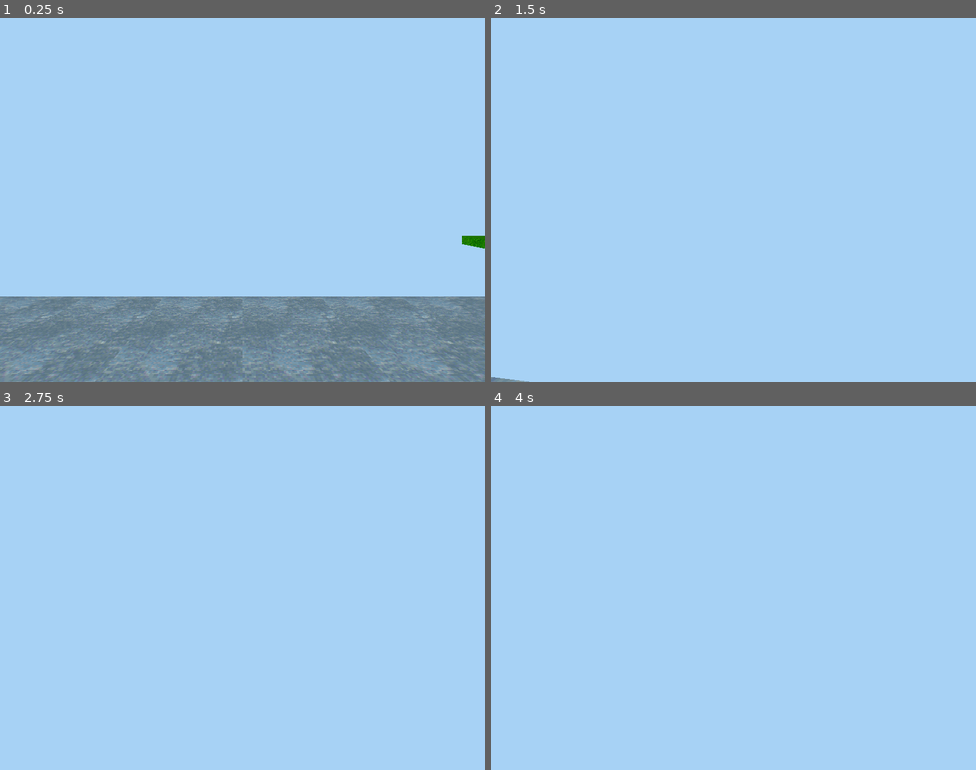
Above: before the commit, frames 1-4 (two rows, left to right).
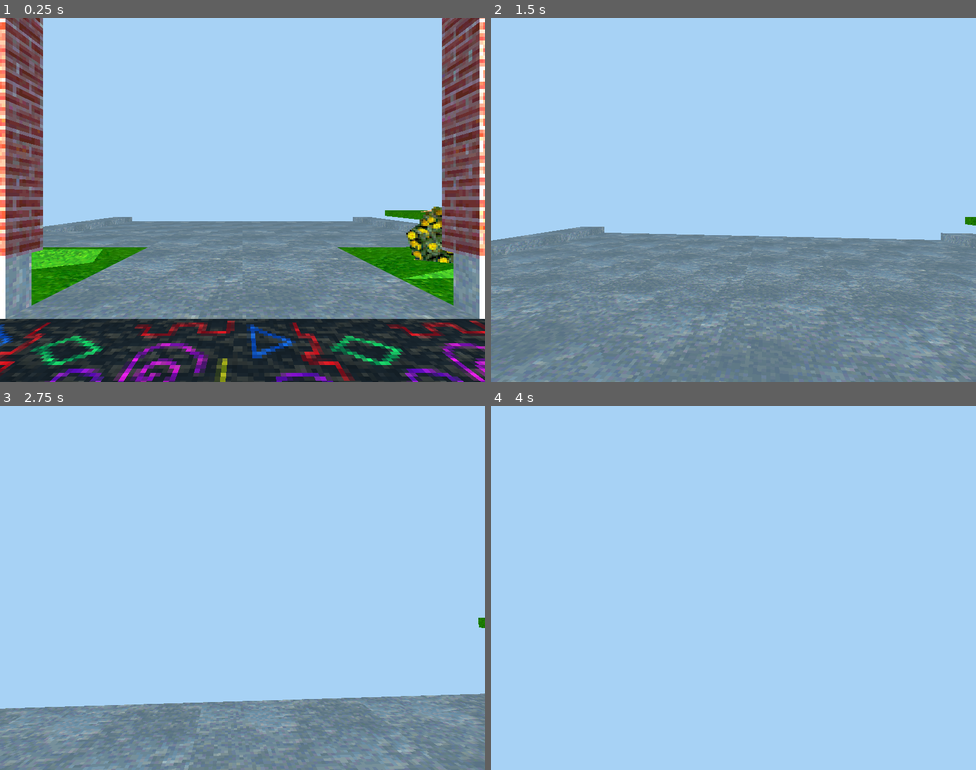
Above: after the commit, the same moments.

Repository: Cassumbra/january-7d7g-challenge
Game: Godot game, scene res://3D Hub/3D Hub.tscn
The game is run twice, just before and just after one commit, with the same random seed, the same clock (stepped at 60 frames per second) and the same inputs. This scene is started directly instead of the project's main scene.
Inputs (mouse positions are in pixels of both pictures, inside the frame that each line leads up to):
- Up to frame 1 (0.25 s): no input
- Up to frame 2 (1.5 s): move the mouse to (757, 200) at 0.52 s; hold W (up) from 0.53 s (still down); tap Space (jump) at 0.6, 0.77, 1.07 s; move the mouse to (709, 200) at 1.27 s; tap C (primary) at 1.35 s
- Up to frame 3 (2.75 s): keep holding W (up); tap Space (jump) at 1.52, 1.55, 1.82, 2.3 s; move the mouse to (252, 580) at 2.02 s; hold X (secondary) from 2.03 s (still down)
- Up to frame 4 (4 s): keep holding W (up); move the mouse to (728, 595) at 2.77 s; release X (secondary) at 2.78 s; tap Space (jump) at 2.85, 3.02, 3.32, 3.77, 3.8 s; tap Enter at 3.5 s; move the mouse to (767, 591) at 3.52 s; hold C (primary) from 3.53 s (still down)

The runs differ from the first frame. In frame 1, 50% of the frame differs, in the area x 0-100%, y 0-100%; in frame 2, 40%; in frame 3, 19%; in frame 4, nothing differs.

Commit message:
unify player and body
i'm not sure why we weren't doing this to begin with? idk why tf we weren't doing this when we were making cassie 3d platformer.  it just makes things simpler...
i also re-added the step sounds! :D

Diff:
--- a/3D Hub/3D Hub.tscn
+++ b/3D Hub/3D Hub.tscn
@@ -6,8 +6,8 @@
 [ext_resource type="Material" uid="uid://c3qcsw5dse5io" path="res://textures/base/concrete.tres" id="4_xdmud"]
 [ext_resource type="Material" uid="uid://b583mprp1nwkh" path="res://textures/base/grass.tres" id="5_44ouy"]
 [ext_resource type="Material" uid="uid://8b55mjat5skv" path="res://textures/base/brick1.tres" id="6_12kqo"]
-[ext_resource type="PackedScene" uid="uid://dhh7sct7x52ep" path="res://3D/player/player.tscn" id="7_44ouy"]
-[ext_resource type="Material" path="res://textures/base/wood_planks.tres" id="7_va547"]
+[ext_resource type="Material" uid="uid://dnj5atrvfn88w" path="res://textures/base/wood_planks.tres" id="7_va547"]
+[ext_resource type="PackedScene" uid="uid://wj7po3fg06ac" path="res://3D/player/unified_player.tscn" id="8_12kqo"]
 [ext_resource type="PackedScene" uid="uid://csv5rvs4a0d0x" path="res://3D/billboard-deco.tscn" id="8_gai0j"]
 
 [sub_resource type="ArrayMesh" id="ArrayMesh_rn4hi"]
@@ -252,8 +252,7 @@
 environment = SubResource("Environment_xdmud")
 camera_attributes = SubResource("CameraAttributesPractical_44ouy")
 
-[node name="Player" parent="." instance=ExtResource("7_44ouy")]
-transform = Transform3D(1, 0, 0, 0, 1, 0, 0, 0, 1, 0, 2.9974854, -7.933078)
+[node name="UnifiedPlayer" parent="." instance=ExtResource("8_12kqo")]
 
 [node name="BillboardDeco" parent="." instance=ExtResource("8_gai0j")]
 transform = Transform3D(1, 0, 0, 0, 1, 0, 0, 0, 1, 3.1210418, 1.0834923, -3.3922334)
--- a/3D/player/player.gd
+++ b/3D/player/player.gd
@@ -7,6 +7,9 @@
 @onready var head = $Body/Head
 #@onready var dir_checks = $DirChecks
 #@onready var hud = $HUD
+
+@onready var step_timer = $StepTimer
+@onready var step = $Step
 
 var direction = Vector3()
 
@@ -42,24 +45,25 @@
 	#direction = Vector3(0, 0, 0)
 	#
 	##I'm walkin here!
-	#if Input.is_action_pressed("movement_forward"):
-		#direction -= body.transform.basis.z
-	#elif Input.is_action_pressed("movement_backward"):
-		#direction += body.transform.basis.z
-	#if Input.is_action_pressed("movement_left"):
-		#direction -= body.transform.basis.x
-	#elif Input.is_action_pressed("movement_right"):
-		#direction += body.transform.basis.x
-		#
-	##direction = direction.normalized()
-	#
-	##Step SFX
-	##if direction != Vector3(0, 0, 0) and body.is_on_floor() and step_timer.time_left <= 0:
-		##step_timer.start(0.25)
-		##play_sample(step)
-	#
-	##emit_signal("direction_changed", direction)
-	#
+	if Input.is_action_pressed("movement_forward"):
+		direction -= body.transform.basis.z
+	elif Input.is_action_pressed("movement_backward"):
+		direction += body.transform.basis.z
+	if Input.is_action_pressed("movement_left"):
+		direction -= body.transform.basis.x
+	elif Input.is_action_pressed("movement_right"):
+		direction += body.transform.basis.x
+
+	#direction = direction.normalized()
+
+	#Step SFX
+	if direction != Vector3(0, 0, 0) and body.is_on_floor() and step_timer.time_left <= 0:
+		step_timer.start(0.25)
+		step.play()
+		#play_sample(step)
+
+	emit_signal("direction_changed", direction)
+
 	##Jumpy
 	#if Input.is_action_just_pressed("movement_jump"):
 		#emit_signal("jump")
--- /dev/null
+++ b/3D/player/unified_player.gd
@@ -0,0 +1,56 @@
+extends CharacterBody3D
+
+const MOUSE_SENSITIVITY = 0.20
+
+#@onready var body_shape = $BodyShape
+@onready var head = $Head
+#@onready var dir_checks = $DirChecks
+#@onready var hud = $HUD
+
+@onready var step_timer = $StepTimer
+@onready var step = $Step
+
+const SPEED = 5.0
+const JUMP_VELOCITY = 4.5
+
+
+func _ready() -> void:
+	Input.set_mouse_mode(Input.MOUSE_MODE_CAPTURED)
+
+
+# Called every frame. 'delta' is the elapsed time since the previous frame.
+#func _process(delta: float) -> void:
+	#get_input()
+
+func _input(event):
+	if event is InputEventMouseMotion and Input.get_mouse_mode() != Input.MOUSE_MODE_VISIBLE:
+		rotate_y(deg_to_rad(-event.relative.x * MOUSE_SENSITIVITY))
+		head.rotate_x(deg_to_rad(-event.relative.y * MOUSE_SENSITIVITY))
+		head.rotation.x = clamp(head.rotation.x, -PI/2, PI/2)
+
+func _physics_process(delta: float) -> void:
+	# Add the gravity.
+	if not is_on_floor():
+		velocity += get_gravity() * delta
+
+	# Handle jump.
+	if Input.is_action_just_pressed("jump") and is_on_floor():
+		velocity.y = JUMP_VELOCITY
+
+	# Get the input direction and handle the movement/deceleration.
+	# As good practice, you should replace UI actions with custom gameplay actions.
+	var input_dir := Input.get_vector("left", "right", "up", "down")
+	var direction := (transform.basis * Vector3(input_dir.x, 0, input_dir.y)).normalized()
+	if direction:
+		velocity.x = direction.x * SPEED
+		velocity.z = direction.z * SPEED
+	else:
+		velocity.x = move_toward(velocity.x, 0, SPEED)
+		velocity.z = move_toward(velocity.z, 0, SPEED)
+
+	move_and_slide()
+
+	if direction != Vector3(0, 0, 0) and is_on_floor() and step_timer.time_left <= 0:
+		step_timer.start(0.25)
+		step.play()
+		#play_sample(step)
--- /dev/null
+++ b/3D/player/unified_player.tscn
@@ -0,0 +1,35 @@
+[gd_scene load_steps=7 format=3 uid="uid://wj7po3fg06ac"]
+
+[ext_resource type="Script" uid="uid://dhine6mv2nehw" path="res://3D/player/unified_player.gd" id="1_7fqxr"]
+[ext_resource type="PackedScene" uid="uid://do1g5drvfop52" path="res://3D/player/head.tscn" id="2_lrix6"]
+[ext_resource type="AudioStream" uid="uid://byh3i6kd6rako" path="res://Sound/step_ultralow.wav" id="3_kprxu"]
+[ext_resource type="AudioStream" uid="uid://qmmh0bhwm4fs" path="res://Sound/hurt.wav" id="4_b4jag"]
+[ext_resource type="AudioStream" uid="uid://c3hx8y1fjoqv7" path="res://Sound/step_high.wav" id="5_rja86"]
+
+[sub_resource type="CylinderShape3D" id="CylinderShape3D_s8mi1"]
+
+[node name="UnifiedPlayer" type="CharacterBody3D"]
+script = ExtResource("1_7fqxr")
+
+[node name="Head" parent="." instance=ExtResource("2_lrix6")]
+
+[node name="CollisionShape3D" type="CollisionShape3D" parent="."]
+shape = SubResource("CylinderShape3D_s8mi1")
+
+[node name="StepTimer" type="Timer" parent="."]
+wait_time = 0.25
+one_shot = true
+
+[node name="Step" type="AudioStreamPlayer" parent="."]
+stream = ExtResource("3_kprxu")
+volume_db = -29.0
+
+[node name="Hurt" type="AudioStreamPlayer" parent="."]
+stream = ExtResource("4_b4jag")
+volume_db = -25.0
+pitch_scale = 0.5
+
+[node name="Land" type="AudioStreamPlayer" parent="."]
+stream = ExtResource("5_rja86")
+volume_db = -20.0
+pitch_scale = 1.5
Not shown, added: 3D/player/unified_player.gd.uid
